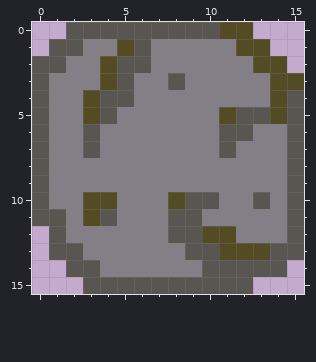
Edited in one commit: pixel-art file (assets/sprites/ass.aseprite). Above: the version before the commit.
16x16 pixels, 1 frame.
Now the later version:
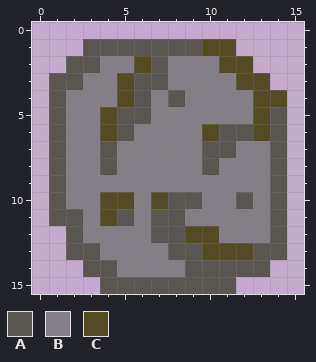
Palette (. is transparent): A #595652  B #847e87  C #524b24
Diff:
Layer "rock":
The author changed colour B to colour A in row 1 at x 3 to 4 and 7 to 9; in row 2 at x 2 to 3 and 7; in row 3 at x 1 to 2 and 6 to 7; in row 4 at x 1, 6 and 8; in row 5 at x 1 and 5 to 6; in row 6 at x 1, 5 and 14.
The author changed colour B to colour A in rows 7 to 8 at x 1, 4, 10 and 14; in row 9 at x 1 and 14; in row 10 at x 1, 12 and 14; in row 11 at x 2, 5, 7 and 14; in row 12 at x 2, 7 and 14; in row 13 at x 3 and 8.
The author changed colour B to colour A in row 14 at x 4 and 9.
The author changed colour C to colour A in row 1 at x 5; in row 5 at x 14; in row 10 at x 8; in row 13 at x 13.
The author changed colour A to colour B in row 2 at x 5; in row 3 at x 8; in row 4 at x 4; in row 5 at x 12; in rows 6 to 7 at x 3; in row 10 at x 10 and 13.
The author changed colour A to colour B in row 11 at x 9.
The author changed colour C to colour B in rows 2 to 3 at x 4; in row 4 at x 3; in row 5 at x 3 and 11; in rows 10 to 11 at x 3; in row 12 at x 11.
The author changed colour A to colour C in row 2 at x 6; in rows 3 to 4 at x 5; in row 5 at x 4 and 13; in row 11 at x 4; in row 12 at x 9; in row 13 at x 10.
The author changed colour B to colour C in row 1 at x 10 to 11; in row 2 at x 11 to 12; in row 3 at x 12 to 13; in row 4 at x 13; in row 6 at x 4, 10 and 13; in row 10 at x 5 and 7.
The edit erases colour A in row 0 at x 2 to 10; in row 1 at x 1 to 2; in row 2 at x 0 to 1; in row 3 at x 0; in rows 4 to 11 at x 0 and 15; in rows 12 to 13 at x 1 and 15.
The edit erases colour A in row 14 at x 2 and 14; in row 15 at x 3 and 12.
The edit erases colour C in row 0 at x 11 to 12; in row 1 at x 12 to 13; in row 2 at x 13 to 14; in row 3 at x 14 to 15.
Pixel boxes of the changes (left, top, right, bottom) in both pictures:
changed: (32, 22, 304, 294)
